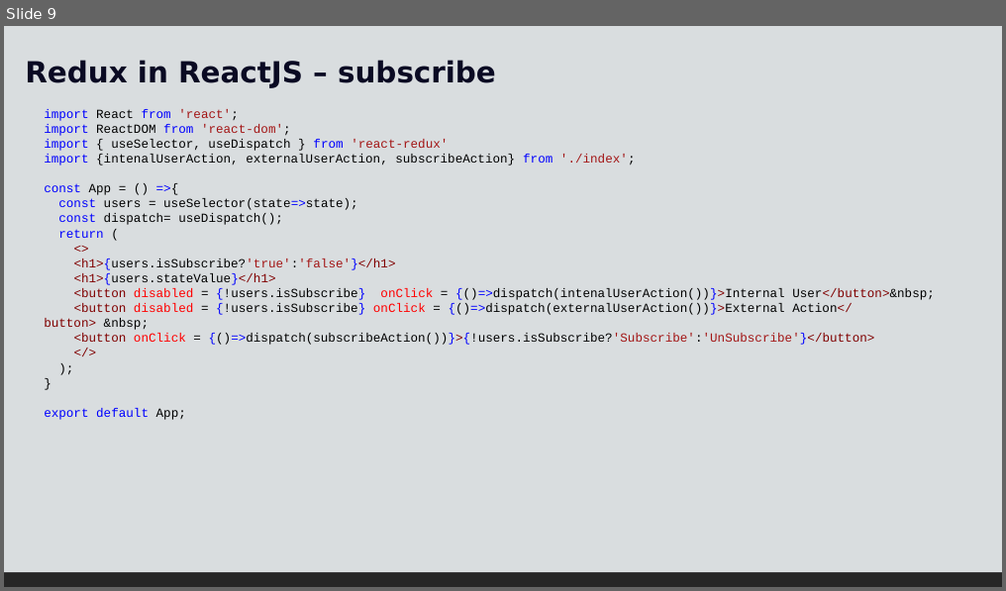
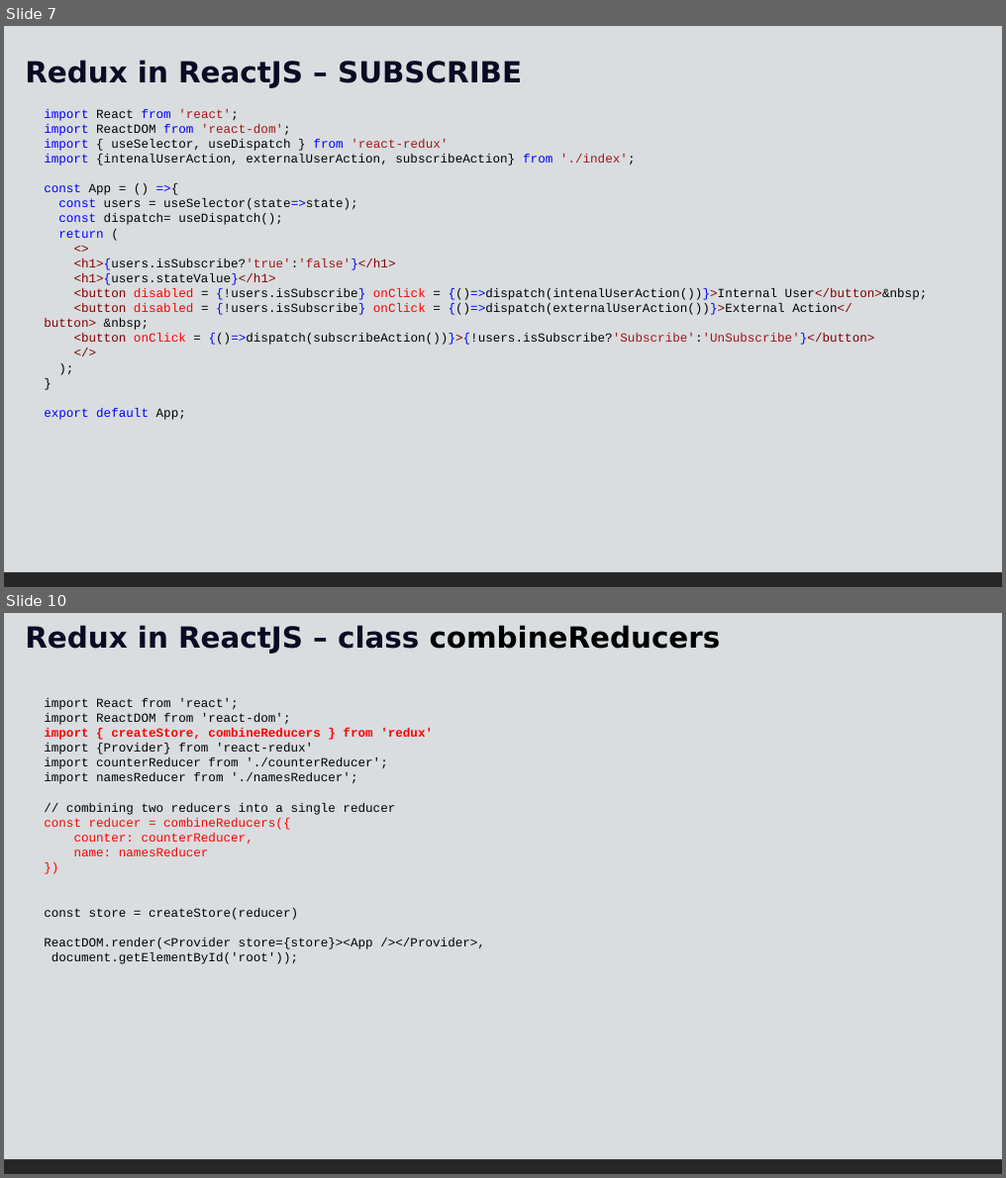
Before and after one commit to bharathi2k6/Learn_React, a slide deck: doc/React-5.pptx. Shown one above the other, each under a label of ours: slide 9 before the commit, slides 7 and 10 after it; the slides between them are not shown. The pictures are 1006x591 and 1006x1178 pixels, drawn with LibreOffice and Linux fonts; fonts in the diff are those of the drawing. Boxes give left, top, right and bottom in pixels: in the first picture for what was removed or moved away, otherwise in the second. Text is boxed around its words. In the diff, an @@ line names an element or a change of style, - is before the commit and + after.

Commit message:
all redux

```diff
--- a/doc/React-5.pptx
+++ b/doc/React-5.pptx
@@ slide 10 added at [4,613,1002,1174], background #FFFFFF; not listed: 1 template element that a slide beside it also shows @@
@@ rectangle added at [4,613,1002,1159], fill #D9DDDF @@
@@ text added at [25,625,721,654], 28 pt, text #0A0A23, bold @@
+Redux in ReactJS – class combineReducers
@@ text added at [44,698,485,964], 12 pt, text #000000 @@
+import React from 'react';
+import ReactDOM from 'react-dom';
+import { createStore, combineReducers } from 'redux'
+import {Provider} from 'react-redux'
+import counterReducer from './counterReducer';
+import namesReducer from './namesReducer';
+// combining two reducers into a single reducer
+const reducer = combineReducers({
+counter: counterReducer,
+name: namesReducer
+})
+const store = createStore(reducer)
+ReactDOM.render(<Provider store={store}><App /></Provider>,
+document.getElementById('root'));
@@ what was slide 9 is now slide 7 @@
@@ slide 7 changed as well @@
@@ text at [25,60,522,88]: text changed @@
-Redux in ReactJS – subscribe
+Redux in ReactJS – SUBSCRIBE
@@ text "import React from 'react';" rewrapped from [44,109,935,420] to [44,109,928,420] @@
```
Also in this commit, not shown: 7 other slides changed, 3 other slides added, 3 slides removed, 30 other files.
